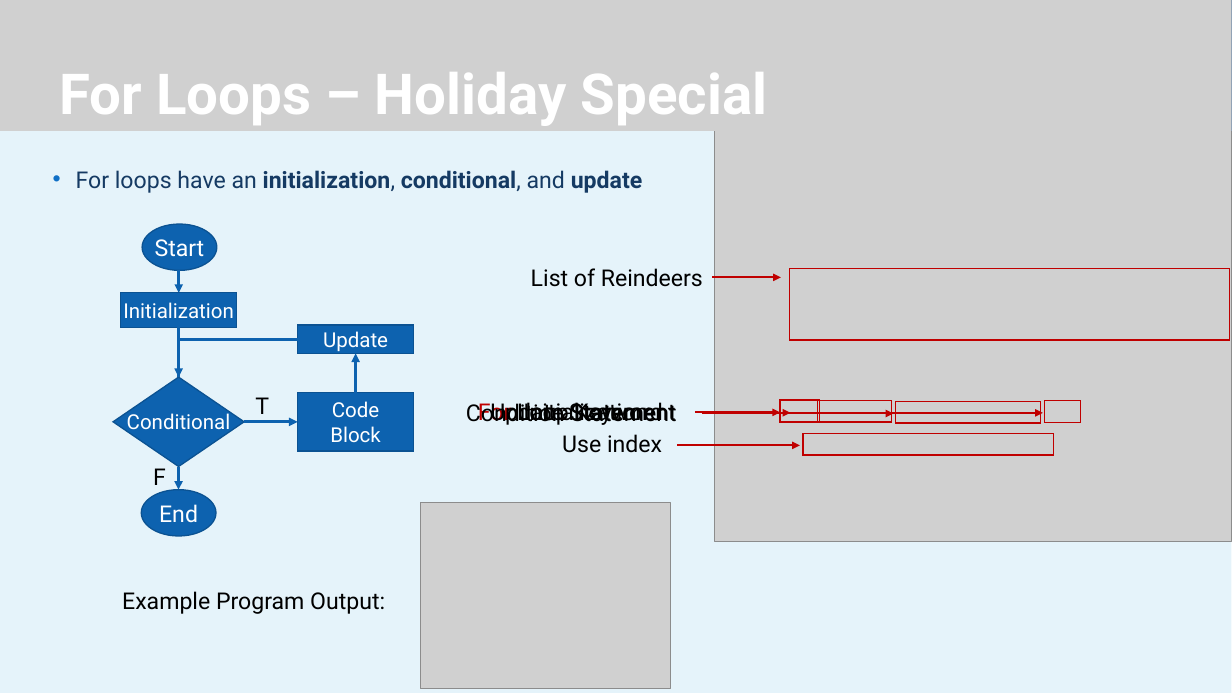
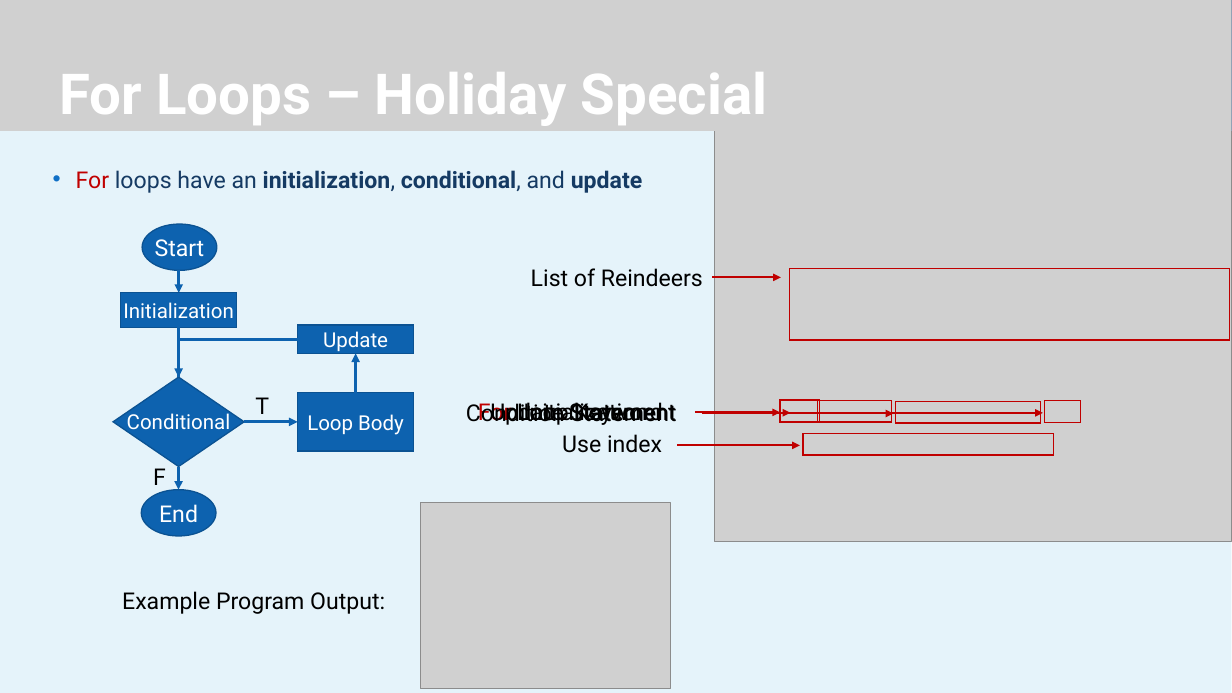
Before and after one commit to JeremyBYU/LoopIt, a slide deck: slide 8 of Lecture/LoopIt.pptx (slide 7 before the commit). Drawn at 1232x693 pixels with LibreOffice and Linux fonts; fonts in the diff are those of the drawing; grey boxes stand for pictures; background and template pictures are left out. Boxes give left, top, right and bottom in pixels: in the first picture for what was removed or moved away, otherwise in the second. Text is boxed around its words. In the diff, an @@ line names an element or a change of style, - is before the commit and + after.

```diff
--- a/Lecture/LoopIt.pptx
+++ b/Lecture/LoopIt.pptx
@@ text "For loops have an initialization, ..." at [76,170,643,193]: text colour #153A63 to #C00000 in "For" @@
@@ text in rectangle at [307,414,404,435]: text changed @@
-Code Block
+Loop Body
```
Also in this commit, not shown: 5 other slides changed, 5 slides added, 3 other files.
